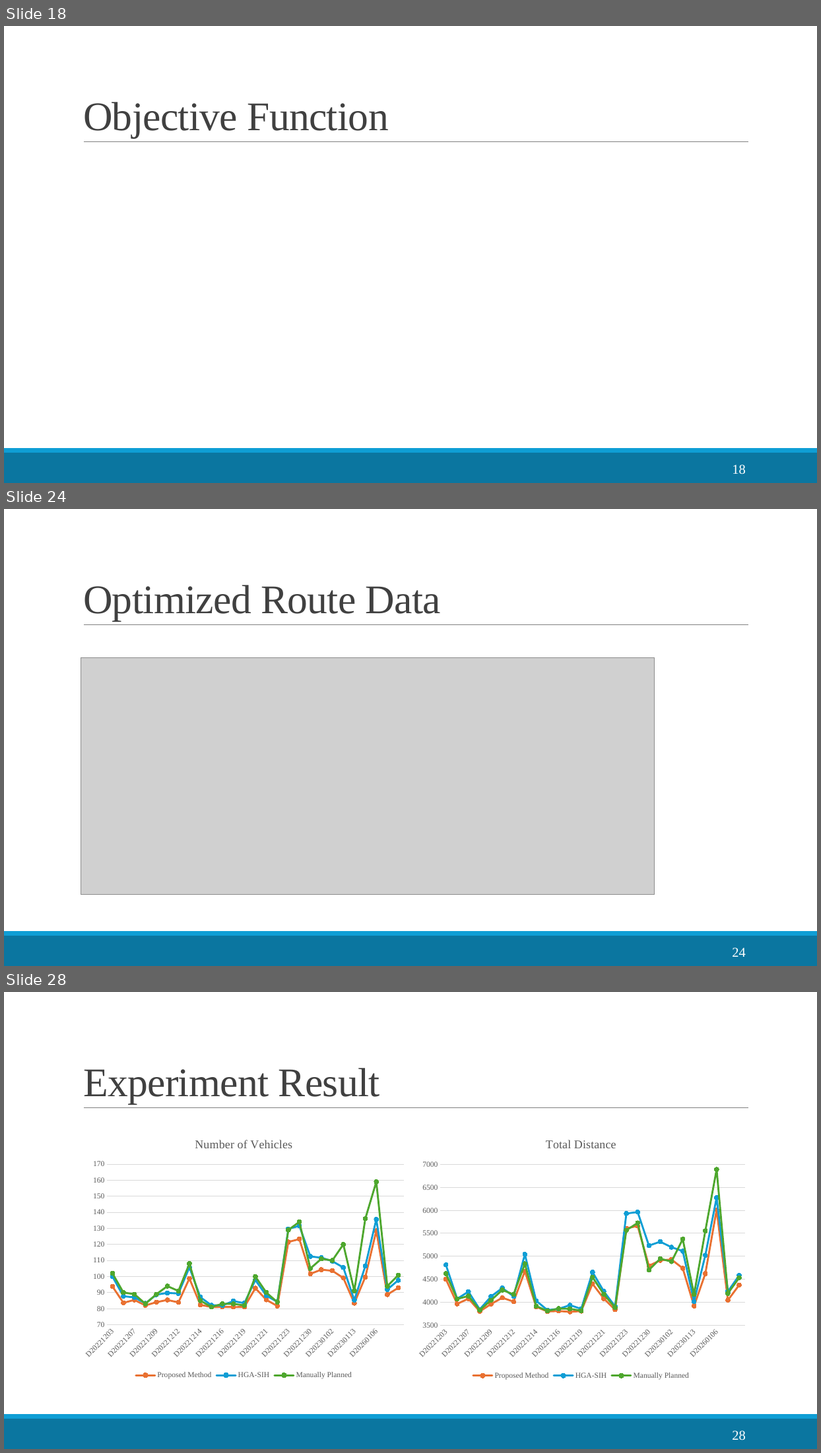
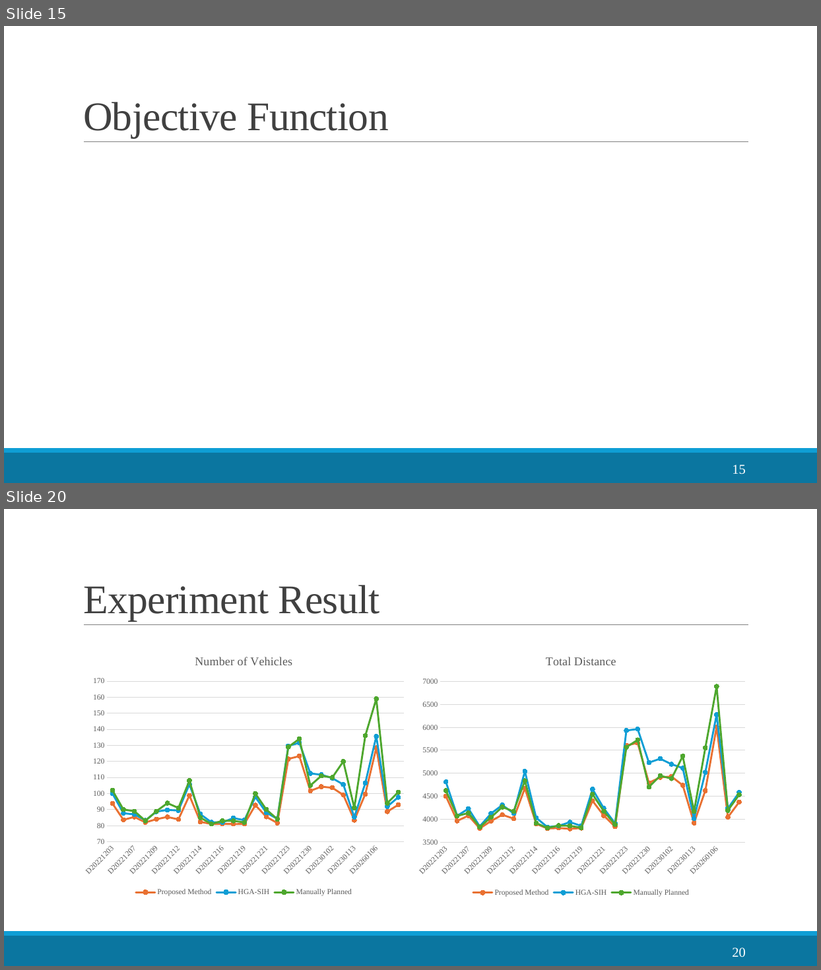
Before and after one commit to LloydGain/114_NTUT_Thesis, a slide deck: docs/thesis/114_楊宏傑_TCSE.pptx. Shown one above the other, each under a label of ours: slides 18, 24 and 28 before the commit, slides 15 and 20 after it; the slides between them are not shown. The pictures are 821x1453 and 821x970 pixels, drawn with LibreOffice and Linux fonts; fonts in the diff are those of the drawing; grey boxes stand for pictures. Boxes give left, top, right and bottom in pixels: in the first picture for what was removed or moved away, otherwise in the second. Text is boxed around its words. In the diff, an @@ line names an element or a change of style, - is before the commit and + after.

```diff
--- a/docs/thesis/114_楊宏傑_TCSE.pptx
+++ b/docs/thesis/114_楊宏傑_TCSE.pptx
@@ slide 24 removed at [4,509,817,966], background #FFFFFF; not listed: 3 template elements that a slide beside it also shows @@
@@ title removed at [83,585,441,621] @@
-Optimized Route Data
@@ picture removed at [81,658,654,895] @@
@@ page number removed at [732,948,745,957] @@
-24
@@ what was slide 18 is now slide 15 @@
@@ page number at [732,465,745,475]: text changed @@
-18
+15
@@ what was slide 28 is now slide 20 @@
@@ page number at [732,948,745,958]: text changed @@
-28
+20
```
Also in this commit, not shown: 9 slides changed, 4 slides added, 11 other slides removed, 6 other files.
